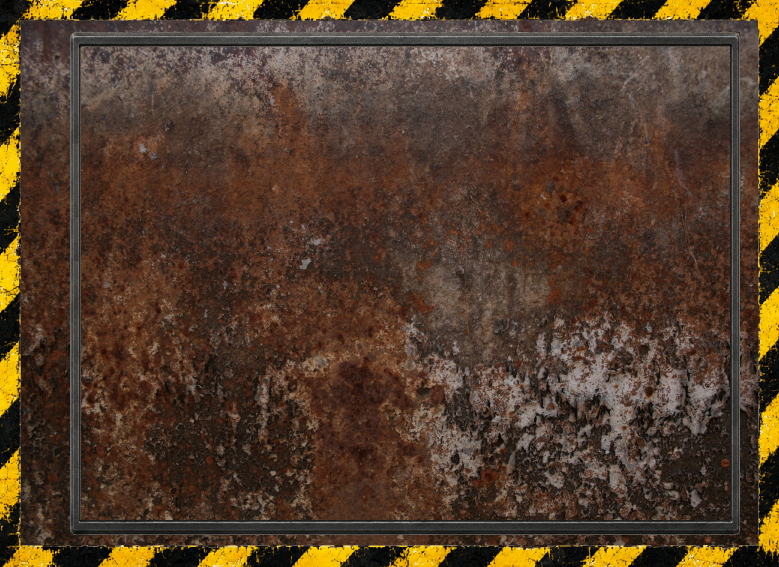
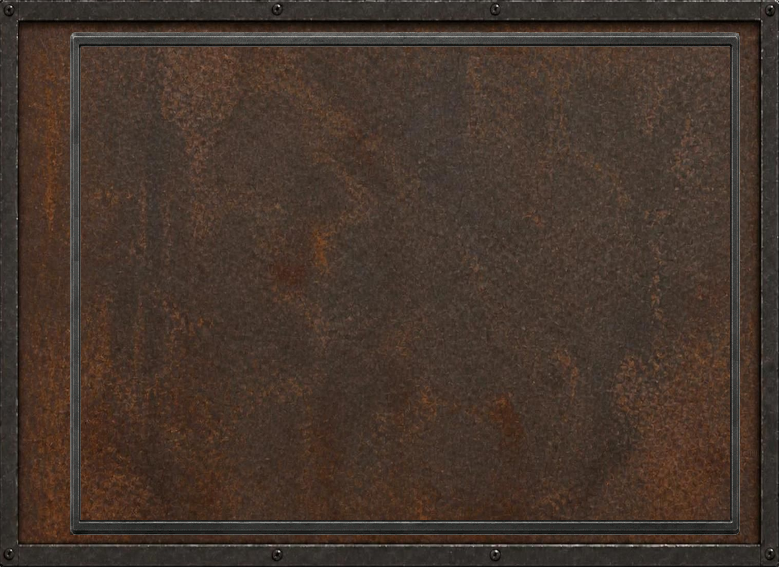
Revision of a layered w=779, h=567 image; what changed, layer by layer:
hid "vehicle-card-background.png copy" over (0, 0, 779, 567)
added layer "Pasted Layer" above "dirty-metal-texture-16.jpg copy" over (0, 0, 779, 567)